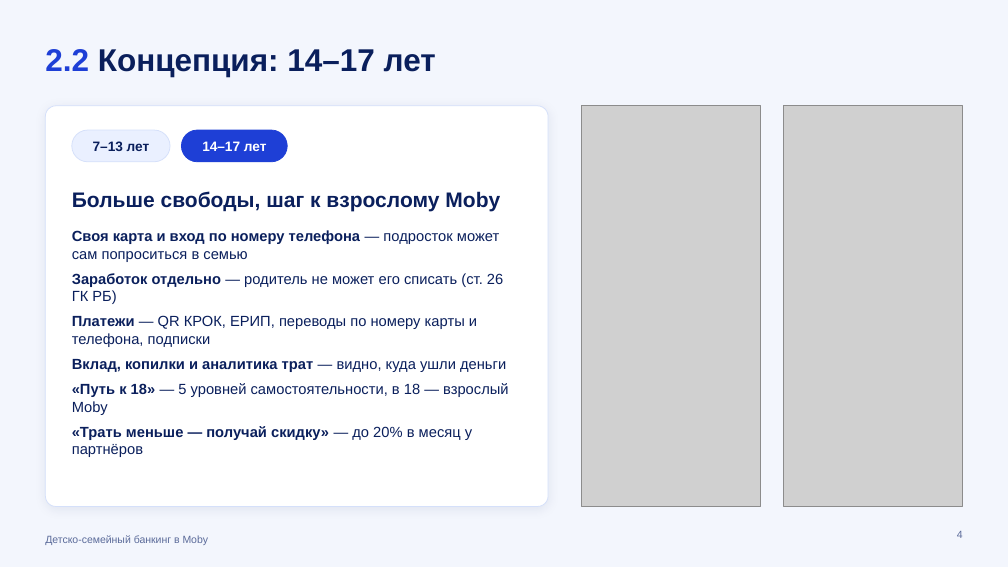
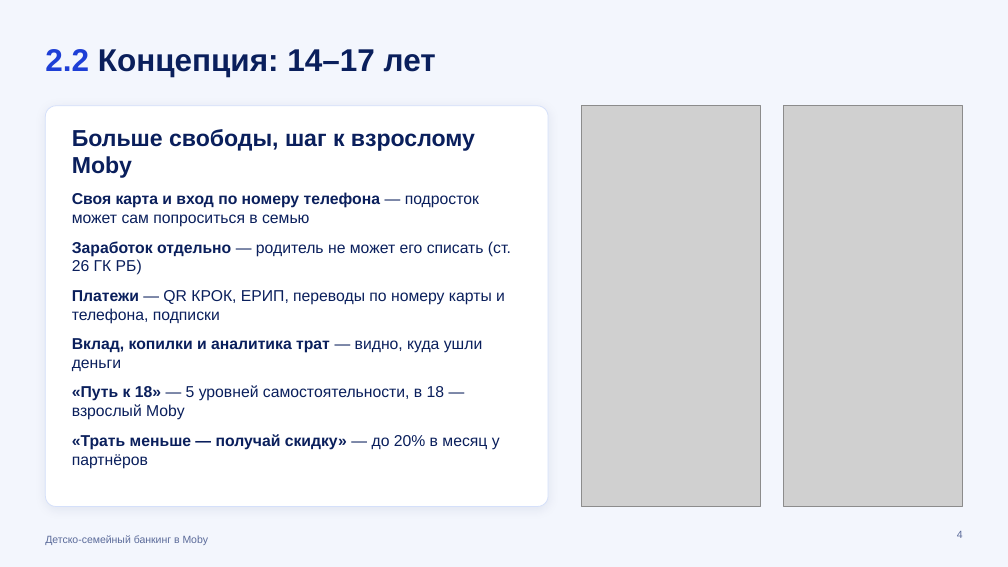
Before and after one commit to kvasiuum/hackatonmtbank, a slide deck: slide 4 of presentation/Moby_Семья_презентация.pptx. Drawn at 1008x567 pixels with LibreOffice and Linux fonts; fonts in the diff are those of the drawing; grey boxes stand for pictures. Boxes give left, top, right and bottom in pixels: in the first picture for what was removed or moved away, otherwise in the second. Text is boxed around its words. In the diff, an @@ line names an element or a change of style, - is before the commit and + after.

```diff
--- a/presentation/Moby_Семья_презентация.pptx
+++ b/presentation/Moby_Семья_презентация.pptx
@@ text "Больше свободы, шаг к взрослому ...": place and size @@
-text "Больше свободы, шаг к взрослому ..." at box(72, 191, 500, 211)
+text "Больше свободы, шаг к взрослому ..." at box(72, 129, 475, 178)
@@ text "Больше свободы, шаг к взрослому ..." at box(72, 129, 475, 178): size 20 to 22 pt @@
@@ rounded rectangle removed at box(72, 130, 170, 162) @@
@@ text removed at box(93, 141, 150, 151) @@
-7–13 лет
@@ rounded rectangle removed at box(181, 130, 287, 162) @@
@@ text removed at box(202, 141, 267, 151) @@
-14–17 лет
@@ text "Своя карта и вход по ...": place and size @@
-text "Своя карта и вход по ..." at box(72, 230, 509, 457)
+text "Своя карта и вход по ..." at box(72, 192, 511, 469)
@@ text "Своя карта и вход по ..." at box(72, 192, 511, 469): size 14 to 15 pt; more space between paragraphs @@
```
Also in this commit, not shown: 11 other slides changed.
